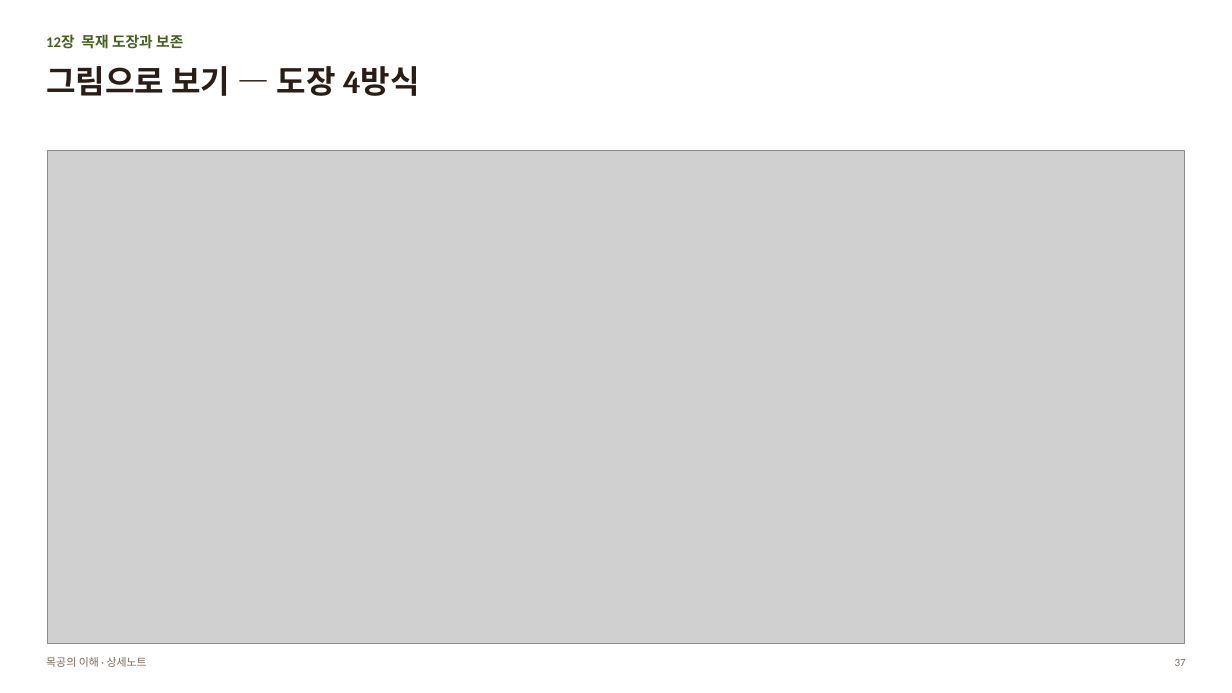
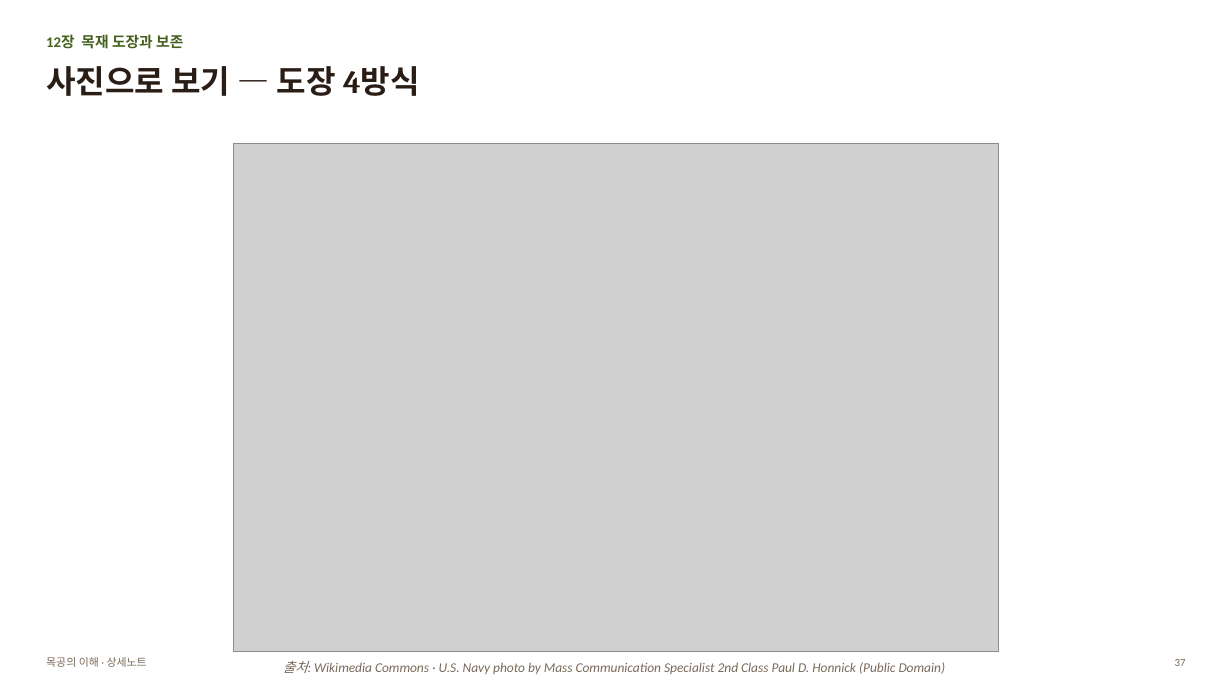
Before and after one commit to nskim4690-tech/my-workspace, a slide deck: slide 37 of 젠트리/목공방/공부방/목공의_이해/목공의_이해_상세노트.pptx. Drawn at 1232x693 pixels with LibreOffice and Linux fonts; fonts in the diff are those of the drawing; grey boxes stand for pictures. Boxes give left, top, right and bottom in pixels: in the first picture for what was removed or moved away, otherwise in the second. Text is boxed around its words. In the diff, an @@ line names an element or a change of style, - is before the commit and + after.

```diff
--- a/젠트리/목공방/공부방/목공의_이해/목공의_이해_상세노트.pptx
+++ b/젠트리/목공방/공부방/목공의_이해/목공의_이해_상세노트.pptx
@@ text at box(46, 66, 420, 96): text changed @@
-그림으로 보기 — 도장 4방식
+사진으로 보기 — 도장 4방식
@@ picture: place and size @@
-picture at box(48, 151, 1185, 644)
+picture at box(234, 143, 999, 652)
@@ text added at box(283, 661, 946, 674), 10.5 pt, text #7A6A5A, italic @@
+출처: Wikimedia Commons · U.S. Navy photo by Mass Communication Specialist 2nd Class Paul D. Honnick (Public Domain)
```
Also in this commit, not shown: 18 other slides changed, 1 other file.
